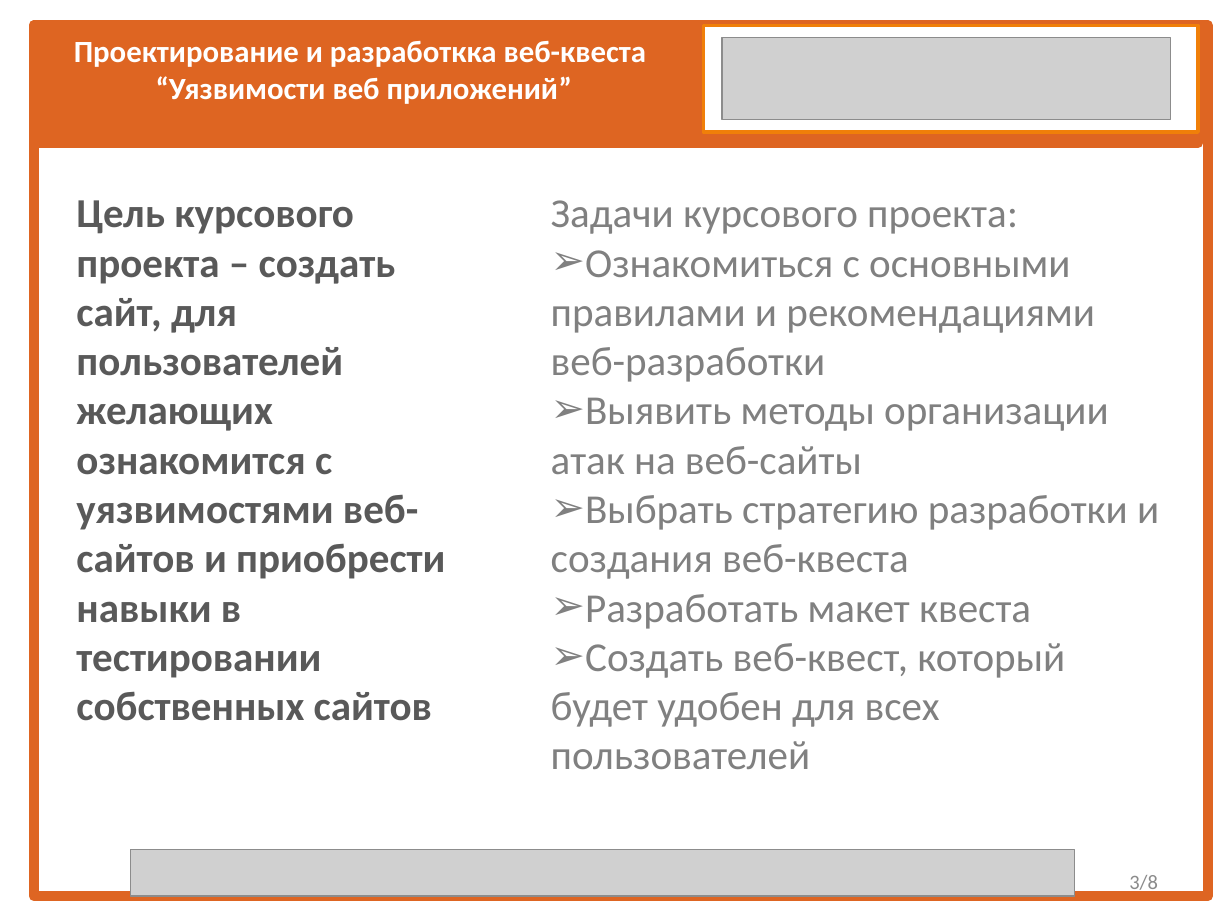
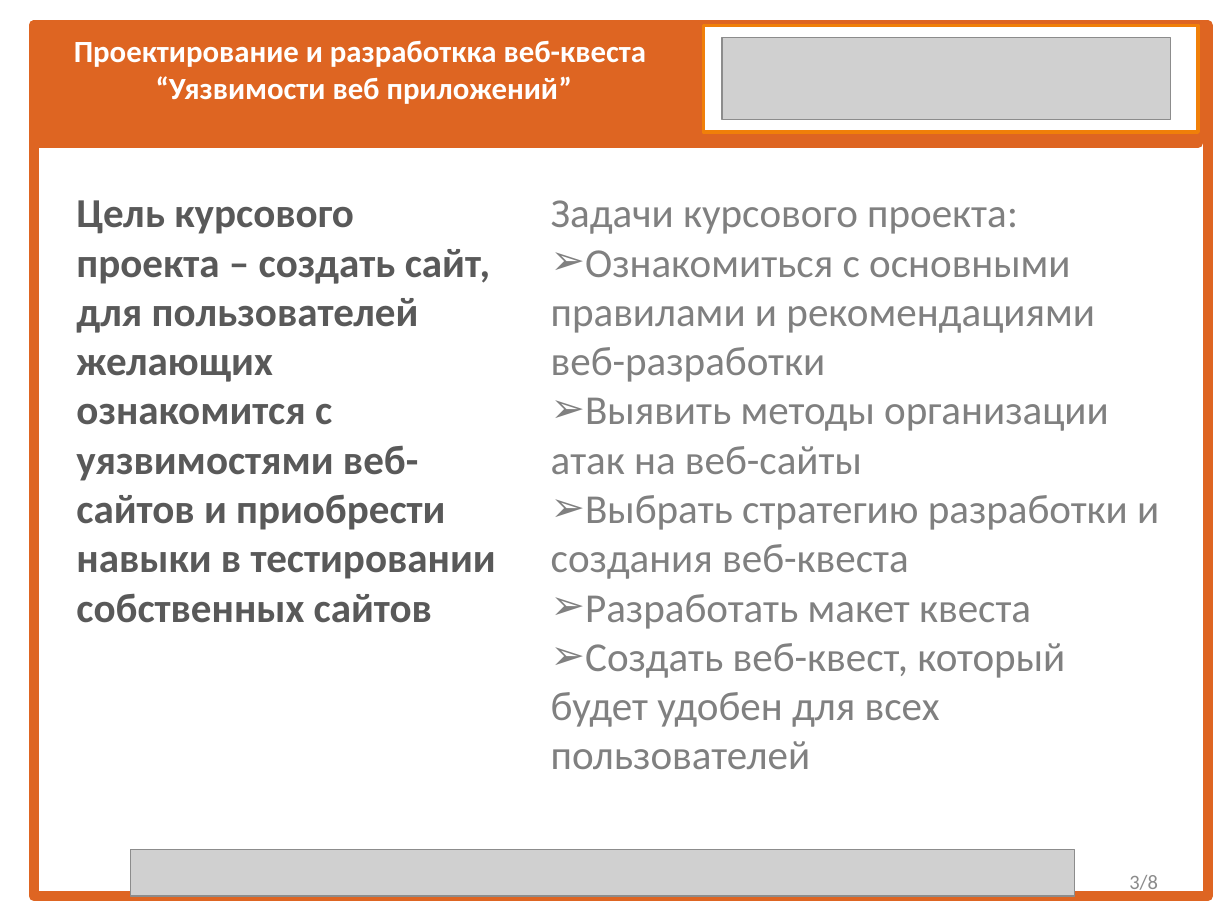
Before and after one commit to Rikishi1488/-, a slide deck: slide 3 of Презентация_шаблон_для защиты КП.pptx. Drawn at 1232x924 pixels with LibreOffice and Linux fonts; fonts in the diff are those of the drawing; grey boxes stand for pictures. Boxes give left, top, right and bottom in pixels: in the first picture for what was removed or moved away, otherwise in the second. Text is boxed around its words. In the diff, an @@ line names an element or a change of style, - is before the commit and + after.

```diff
--- a/Презентация_шаблон_для защиты КП.pptx
+++ b/Презентация_шаблон_для защиты КП.pptx
@@ title "Цель курсового проекта – создать ..." rewrapped from (x1=76, y1=200, x2=445, y2=721) to (x1=76, y1=200, x2=496, y2=623) @@
```
Also in this commit, not shown: 1 other slide changed, 1 other file.
